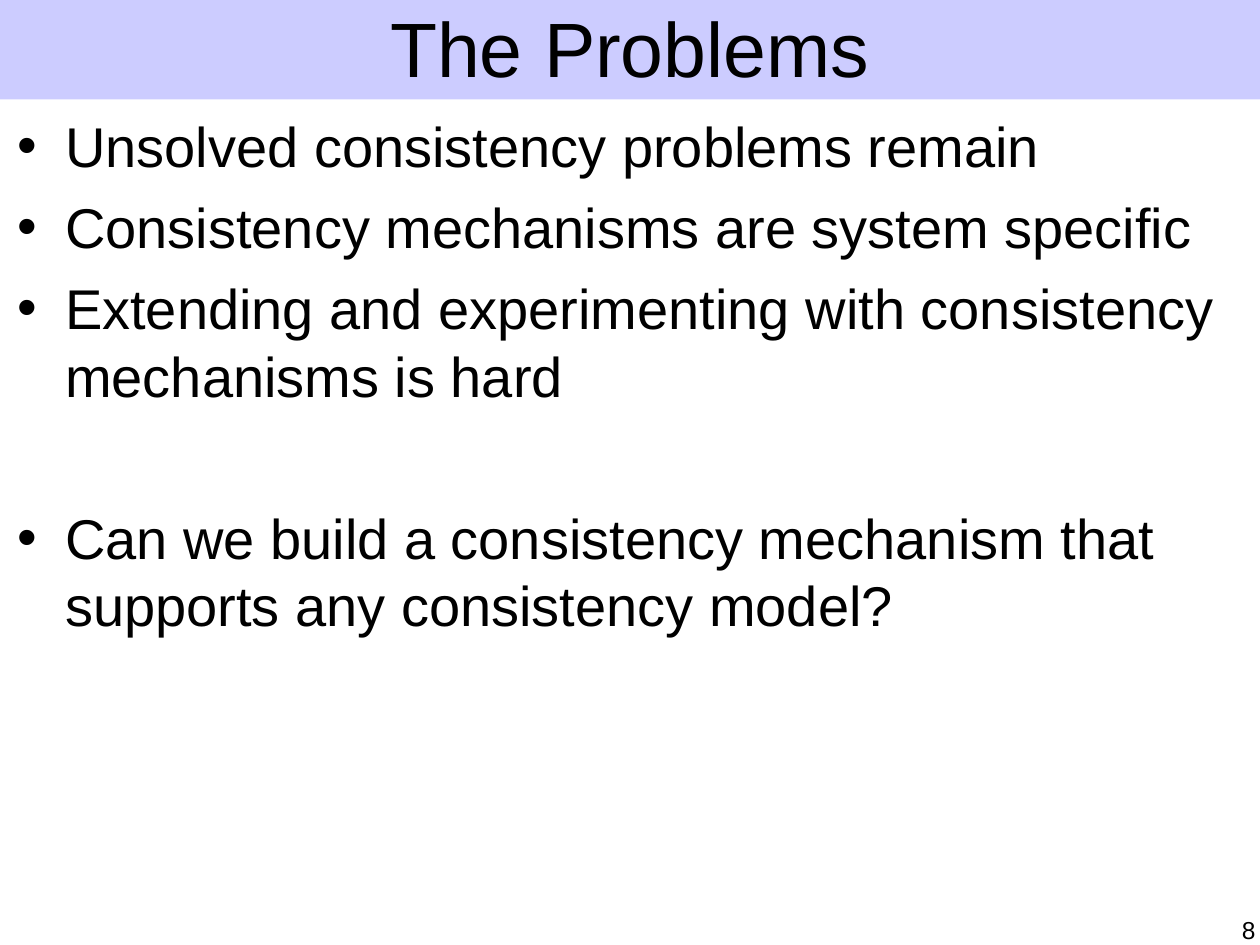
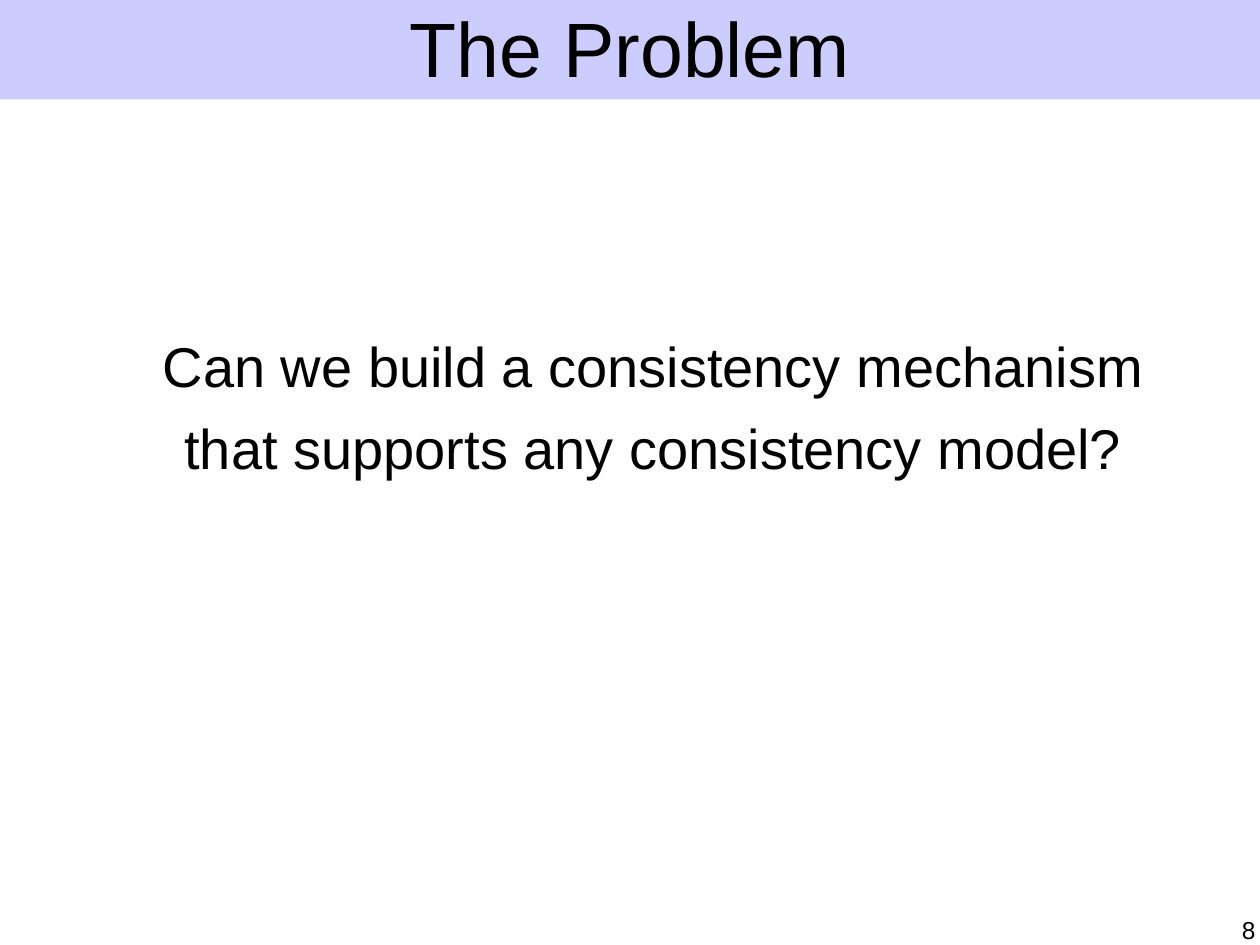
Before and after one commit to ucla-readable/fstitch-doc, a slide deck: slide 8 of sosp/pres.ppt. Drawn at 1260x945 pixels with LibreOffice and Linux fonts; fonts in the diff are those of the drawing. Boxes give left, top, right and bottom in pixels: in the first picture for what was removed or moved away, otherwise in the second. Text is boxed around its words. In the diff, an @@ line names an element or a change of style, - is before the commit and + after.

Commit message:
Improve motivation and patch model.

```diff
--- a/sosp/pres.ppt
+++ b/sosp/pres.ppt
@@ title at [409,21,850,78]: text changed @@
-The Problems
+The Problem
@@ text at [163,346,1143,479]: text changed @@
-• Unsolved consistency problems remain
-• Consistency mechanisms are system specific
-• Extending and experimenting with consistency mechanisms is hard
-• Can we build a consistency mechanism that supports any consistency model?
+Can we build a consistency mechanism
+that supports any consistency model?
```
Also in this commit, not shown: 10 other slides changed, 1 slide removed.
